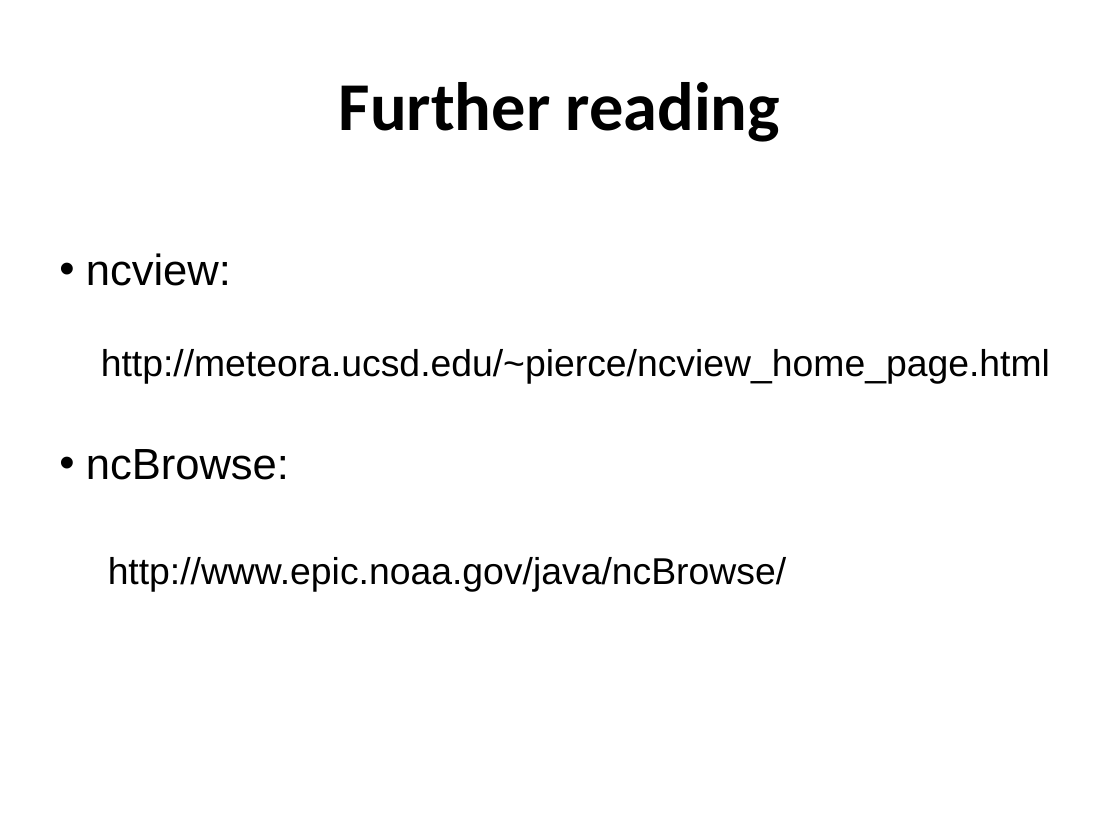
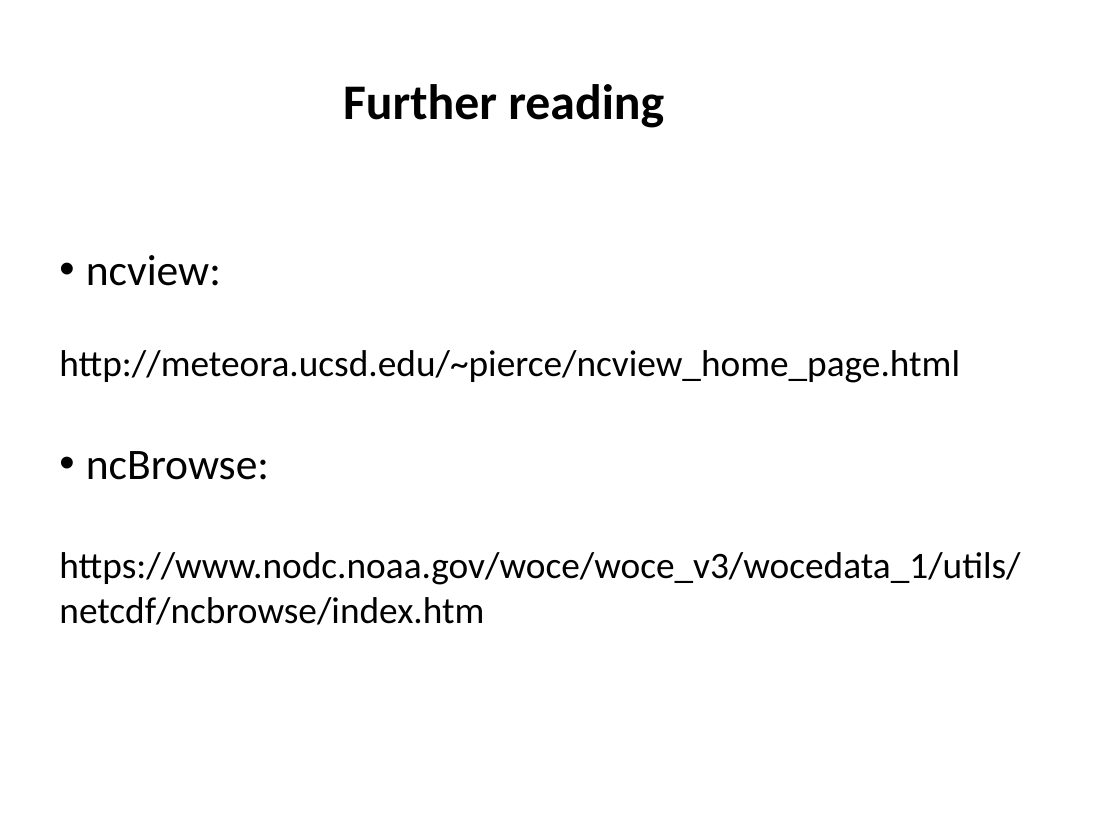
Before and after one commit to ncasuk/ncas-isc, a slide deck: slide 16 of python/presentations/read_write_data/13_ncview_ncbrowse.ppt. Drawn at 1120x840 pixels with LibreOffice and Linux fonts; fonts in the diff are those of the drawing; background and template pictures are left out. Boxes give left, top, right and bottom in pixels: in the first picture for what was removed or moved away, otherwise in the second. Text is boxed around its words. In the diff, an @@ line names an element or a change of style, - is before the commit and + after.

```diff
--- a/python/presentations/read_write_data/13_ncview_ncbrowse.ppt
+++ b/python/presentations/read_write_data/13_ncview_ncbrowse.ppt
@@ title "Further reading" at bbox=[343, 84, 664, 128]: size 44 to 32 pt; line spacing 1 to 0.9 @@
@@ text at bbox=[59, 255, 960, 480]: font Arial to Calibri in "ncview:", "http://meteora.ucsd.edu/~pierce/ncview_home_page.html", "ncBrowse:" @@
@@ text at bbox=[59, 552, 1020, 625]: text changed; font Arial to Calibri @@
-http://www.epic.noaa.gov/java/ncBrowse/
+https://www.nodc.noaa.gov/woce/woce_v3/wocedata_1/utils/netcdf/ncbrowse/index.htm
```
Also in this commit, not shown: 15 other slides changed, 3 other files.
